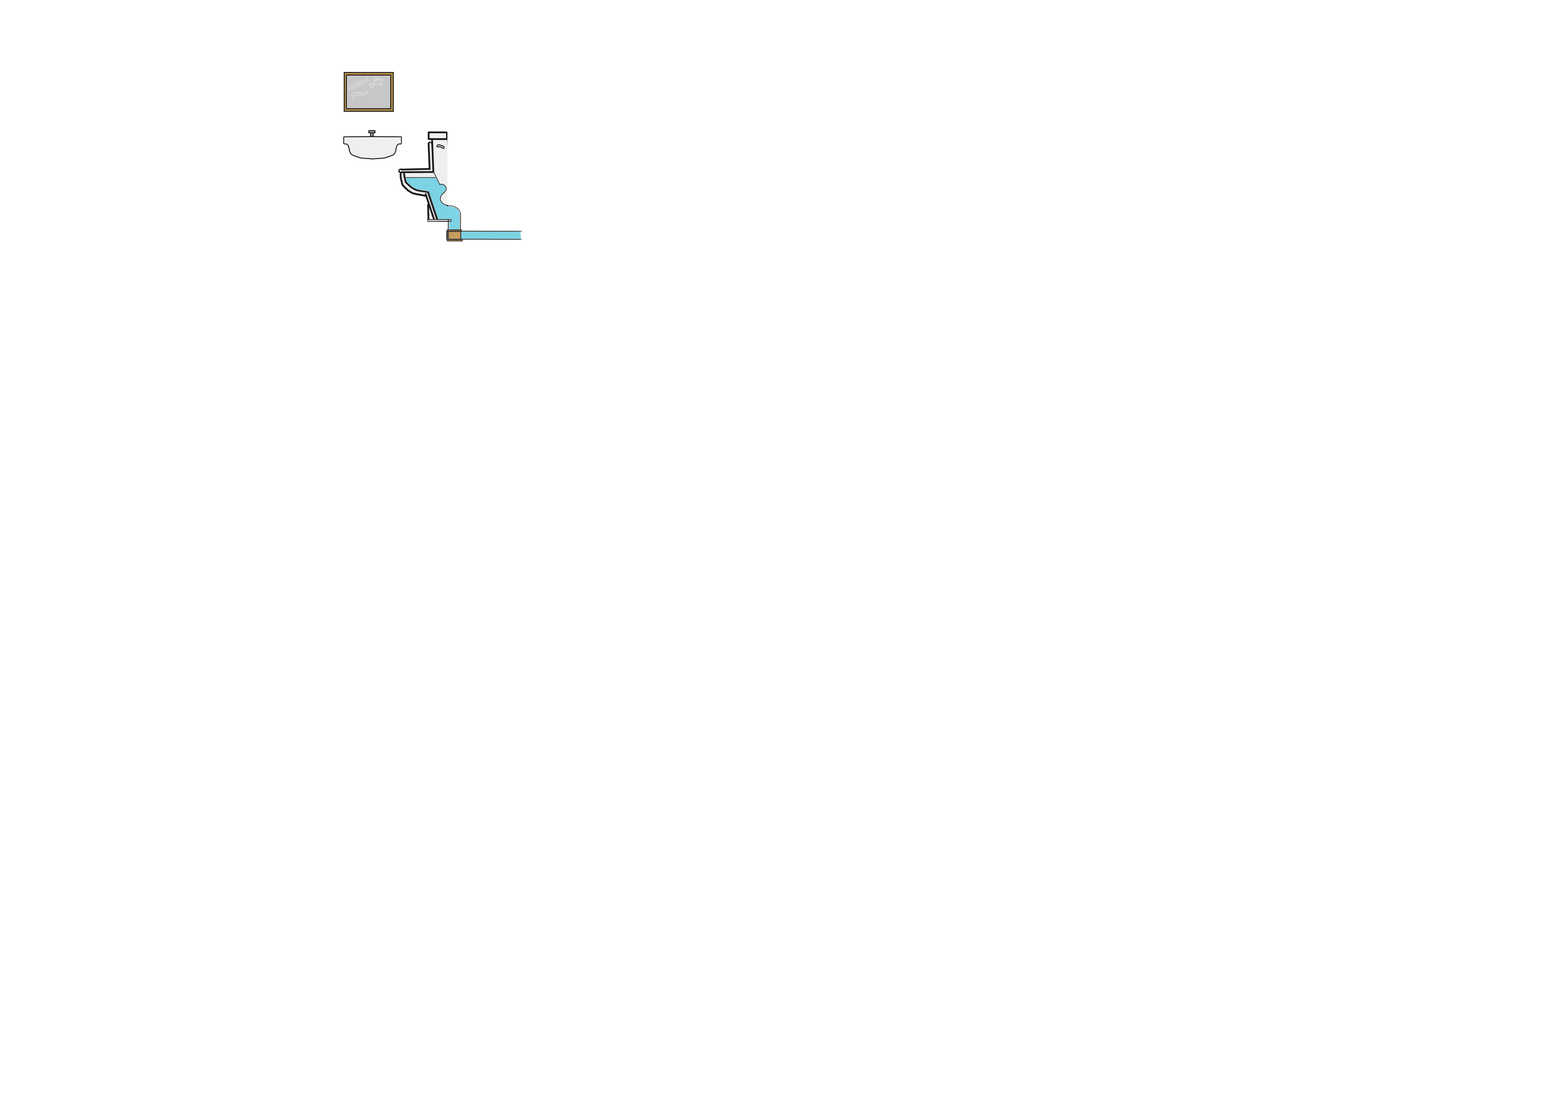
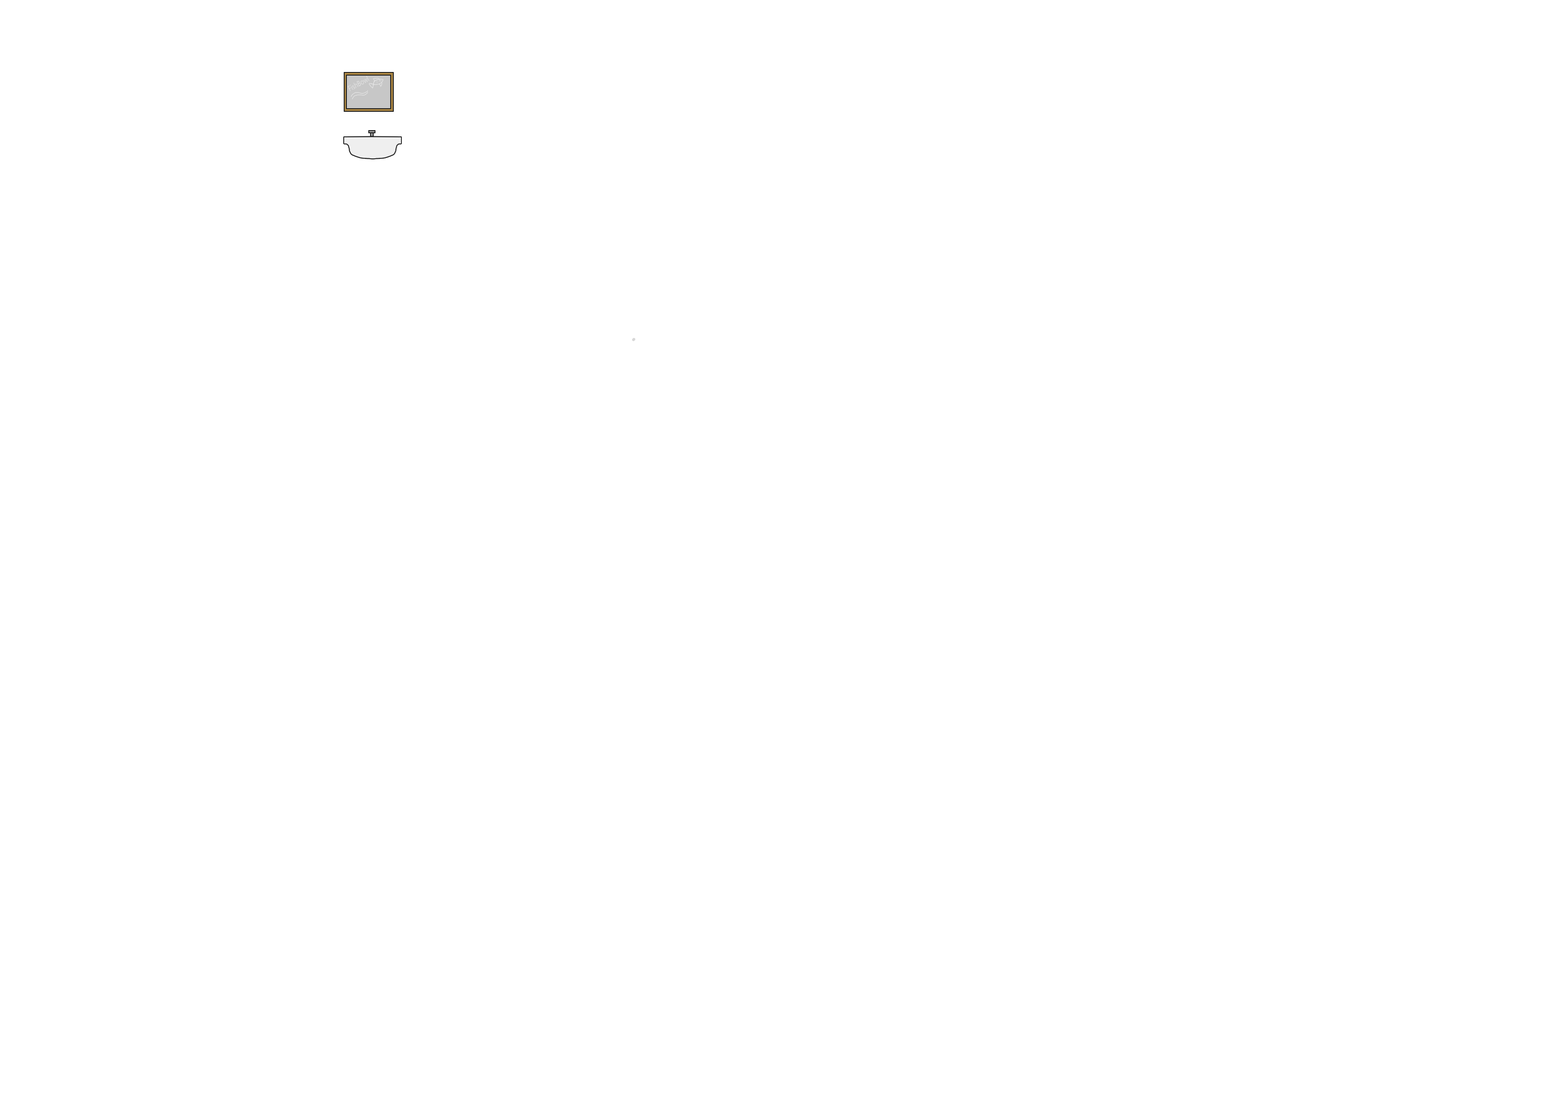
Layer changes from the first 1568×1109 image to the second:
painted on "Paint Layer 3 Merged" (1st of 2) over [398, 130, 636, 342]
painted on "Paint Layer 3 Merged" (2nd of 2) over [398, 130, 522, 242]